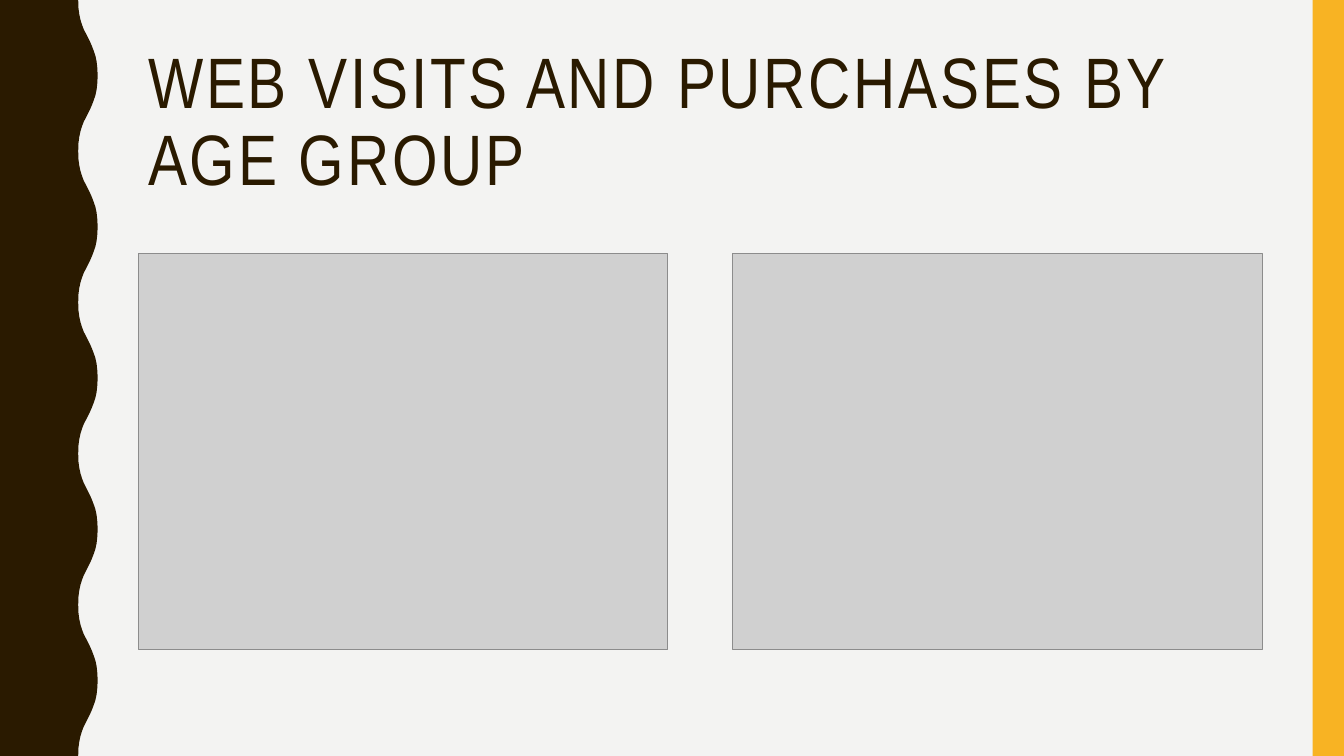
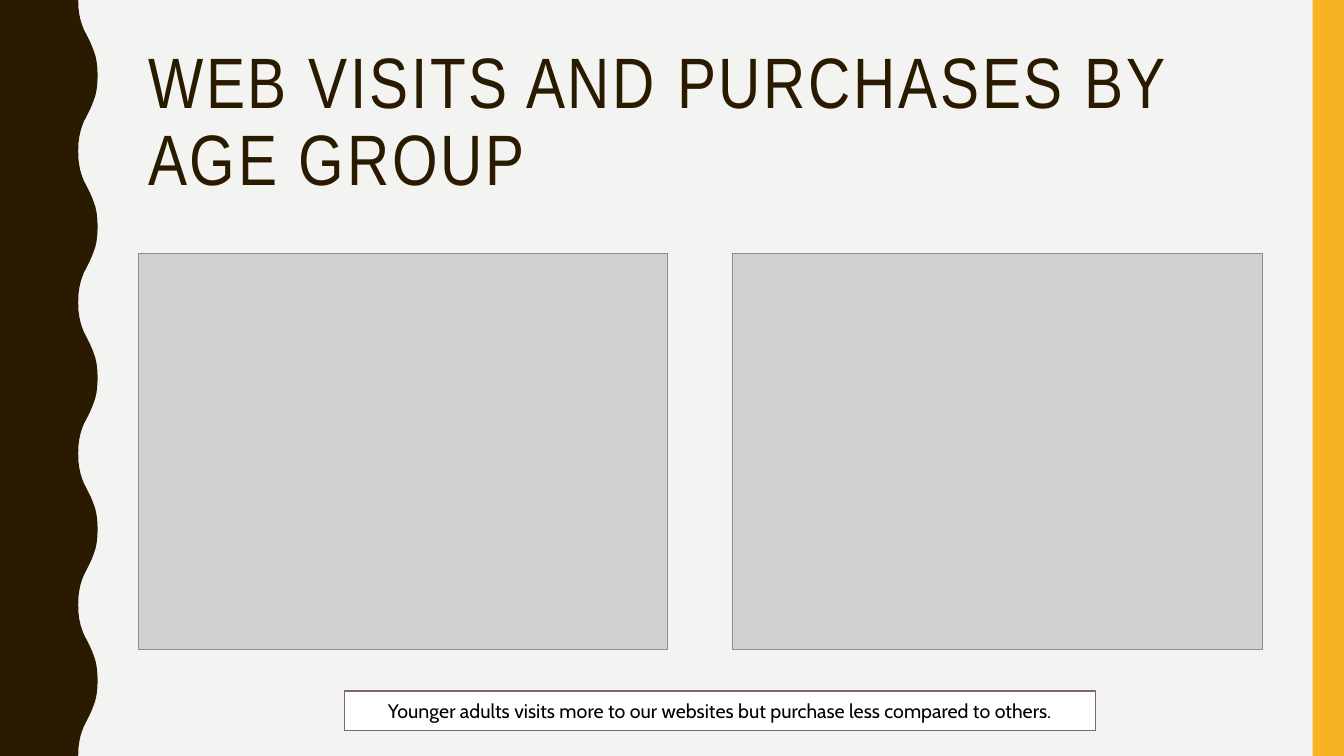
Before and after one commit to RojeshDhakal/IOD, a slide deck: slide 19 of Mini_Project_3/Mini Project 3.pptx. Drawn at 1344x756 pixels with LibreOffice and Linux fonts; fonts in the diff are those of the drawing; grey boxes stand for pictures. Boxes give left, top, right and bottom in pixels: in the first picture for what was removed or moved away, otherwise in the second. Text is boxed around its words. In the diff, an @@ line names an element or a change of style, - is before the commit and + after.

```diff
--- a/Mini_Project_3/Mini Project 3.pptx
+++ b/Mini_Project_3/Mini Project 3.pptx
@@ rectangle added at bbox=[345, 691, 1096, 731], fill #FFFFFF, outline #826276 1 pt, 14 pt, text #000000 @@
+Younger adults visits more to our websites but purchase less compared to others.
```
Also in this commit, not shown: 9 other slides changed, 1 slide added, 1 slide removed, 28 other files.
